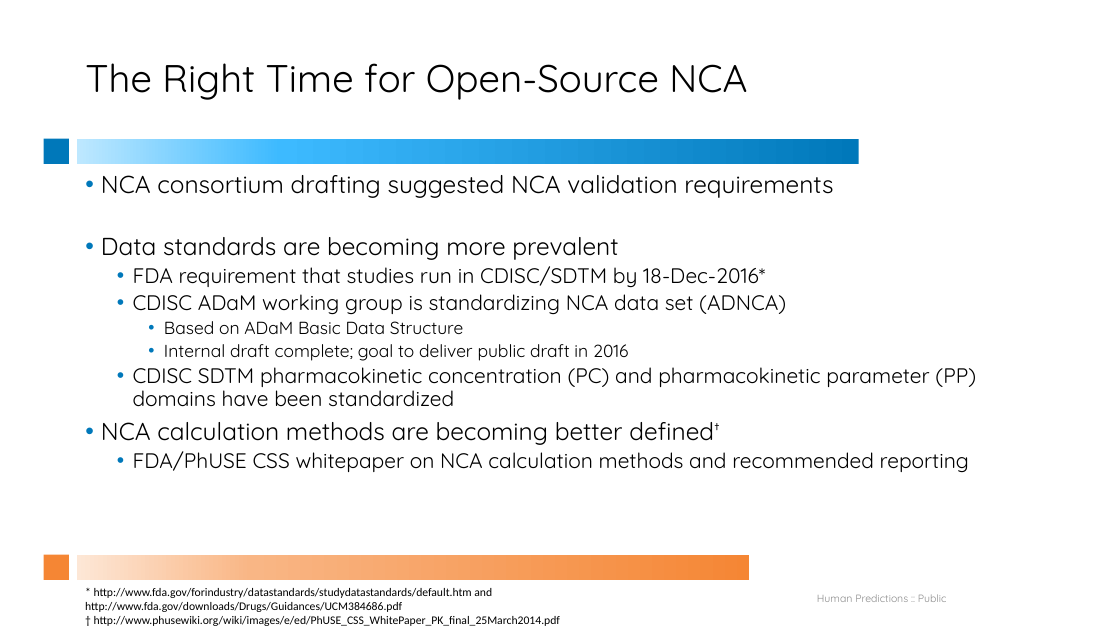
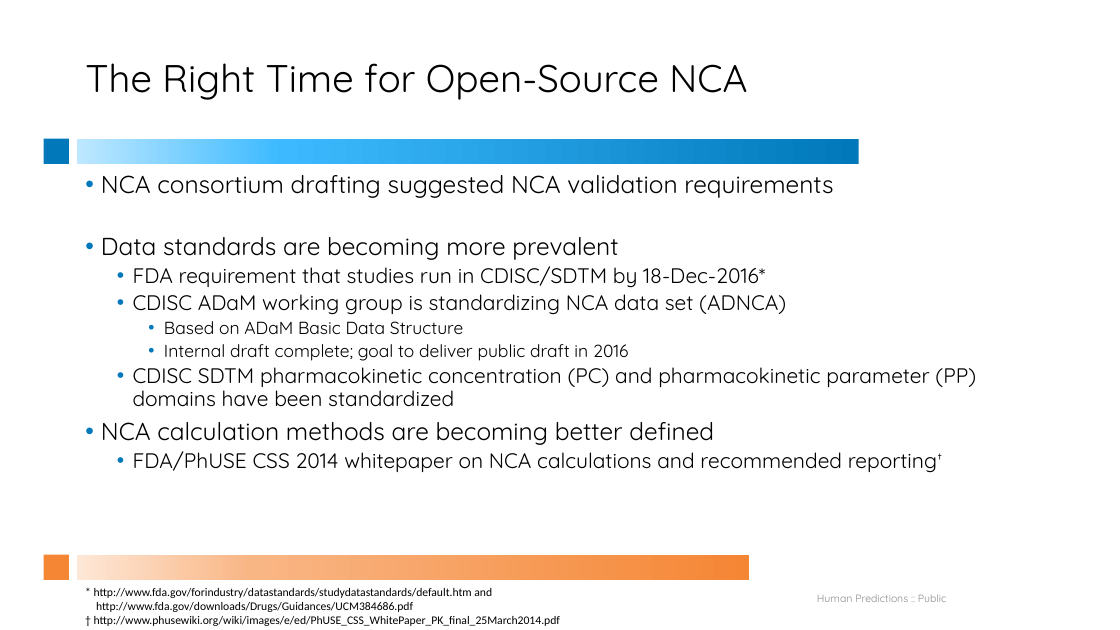
Before and after one commit to billdenney/pknca, a slide deck: slide 4 of vignettes/PKNCA-ISoP_Study_Group-2016-05-25.pptx. Drawn at 1120x630 pixels with LibreOffice and Linux fonts; fonts in the diff are those of the drawing. Boxes give left, top, right and bottom in pixels: in the first picture for what was removed or moved away, otherwise in the second. Text is boxed around its words. In the diff, an @@ line names an element or a change of style, - is before the commit and + after.

Commit message:
Minor text clarifications

```diff
--- a/vignettes/PKNCA-ISoP_Study_Group-2016-05-25.pptx
+++ b/vignettes/PKNCA-ISoP_Study_Group-2016-05-25.pptx
@@ text at (101,422,937,473): text changed @@
-• NCA calculation methods are becoming better defined†
-  • FDA/PhUSE CSS whitepaper on NCA calculation methods and recommended reporting
+• NCA calculation methods are becoming better defined
+  • FDA/PhUSE CSS 2014 whitepaper on NCA calculations and recommended reporting†
@@ text "* http://www.fda.gov/forindustry/datastandards/studydatastan ..." at (94,588,560,626): indent changed @@
```
Also in this commit, not shown: 4 other slides changed.
